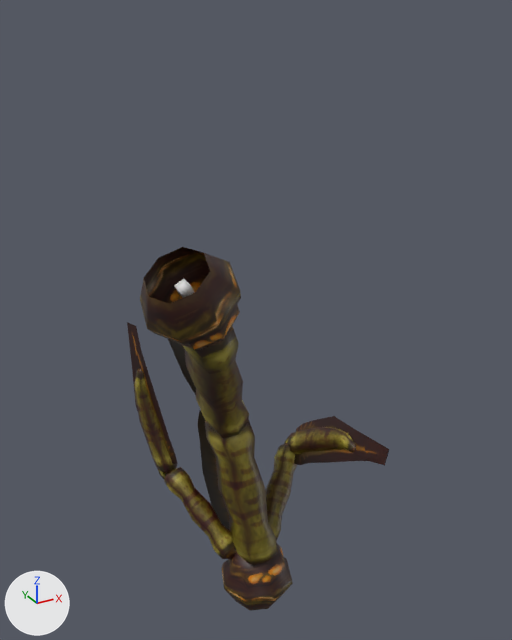
Two versions of the FBX model Assets/art/meshes/alien/bug/Bug_Arm_02_b.fbx, one commit apart.
One viewpoint serves both versions: a camera (50 mm lens) standing at (-0.33, -3.53, 9.62) and looking at (3.1, 2.7, 6.51). Lighting does not change. The marker at lower left points along +X, +Y and +Z. Vertices at the same position are counted once.

Names of what the first picture shows: 'Bug_Arm_02_b'.
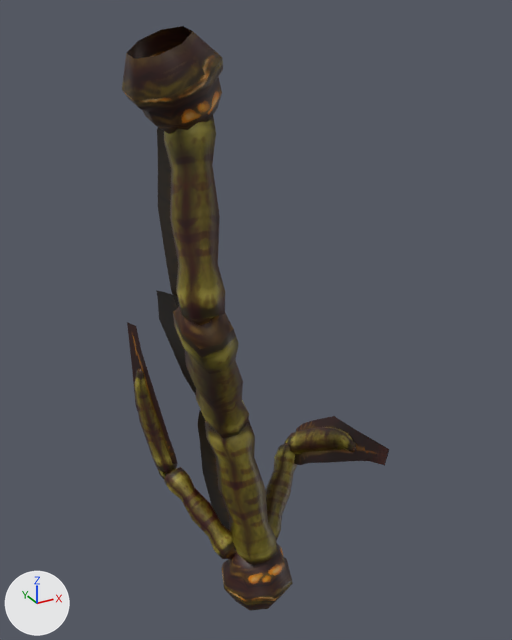
The change, as a list of edits to the scene's bpy script:
```text
Change me_bug_arm_02_b:
    used by ob_bug_arm_02_b; parent = ob_blend_root; location = (3.0, 3.1, -2.5); rotation_euler = (-1.571, 0.0, 0.0), in degrees (-90, 0, 0)
    remove me_bug_arm_02_b.from_pydata(...)  # 624 vertices, 528 faces; spans x -1.5..1.18, y -1.25..1.58, z -0.28..4.68
    add me_bug_arm_02_b.from_pydata(...)  # 698 vertices, 596 faces; spans x -1.42..1.18, y -1.13..1.58, z -0.28..6.4
    me_bug_arm_02_b part 1: a new loose piece of 74 vertices spanning x -1.12..-0.7, y -0.9..0.2, z 3.85..5.92, in mat_shipbug__ship_bug_d_tga (picture img_ship_bug_d_tga)
    me_bug_arm_02_b part 2
    45 vertices are removed from x -1.5..-0.66, y -1.25..-0.38, z 3.78..4.68
    47 faces are deleted
    4 vertices move from x -1.17..-0.84, y -0.5..-0.37, z 4.31..4.53 to x -1.18..-0.86, y -0.16..-0.12, z 5.97..6.18
    45 vertices are added at x -1.42..-0.67, y -0.91..-0.17, z 5.59..6.4
    47 new faces join them
```

Changed parts and their boxes (x1, y1, x2, y2) in the pictures (512 x 640 px; the box of a moved part takes in the faces that stretch with it):
'Bug_Arm_02_b', reshaped (61% taller): before (127, 247, 389, 610); after (122, 26, 389, 610)
part 1 of me_bug_arm_02_b, added: after (157, 114, 225, 326)
part 2 of me_bug_arm_02_b, moved or reshaped: before (140, 247, 241, 350); after (122, 26, 223, 134)
